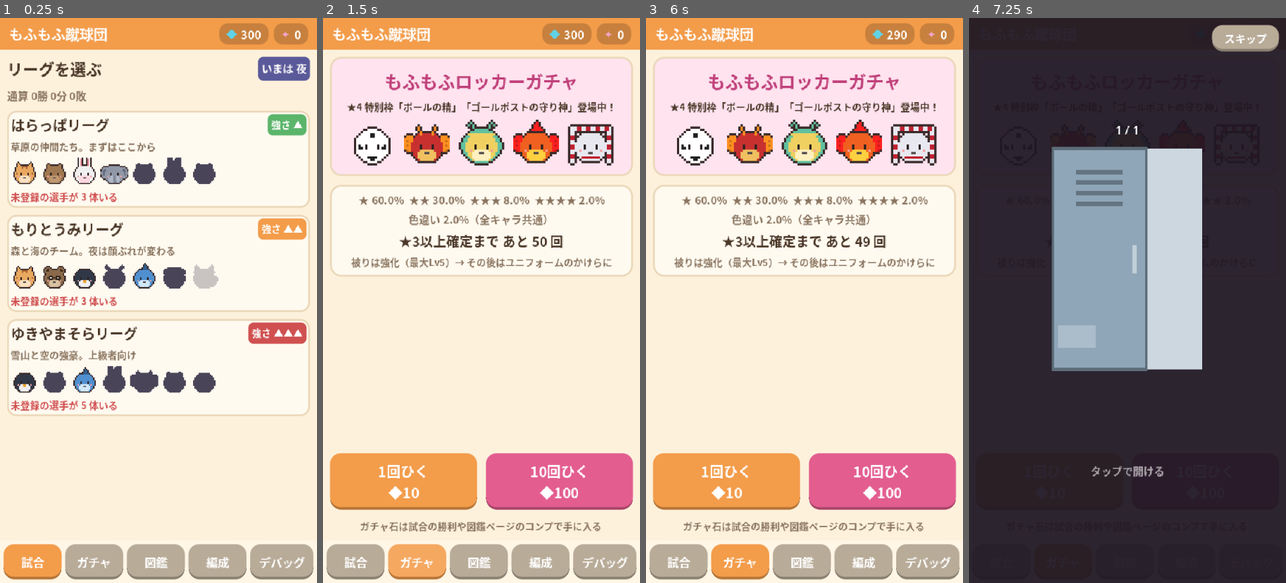
Above: before the commit, frames 1-4 (left to right).
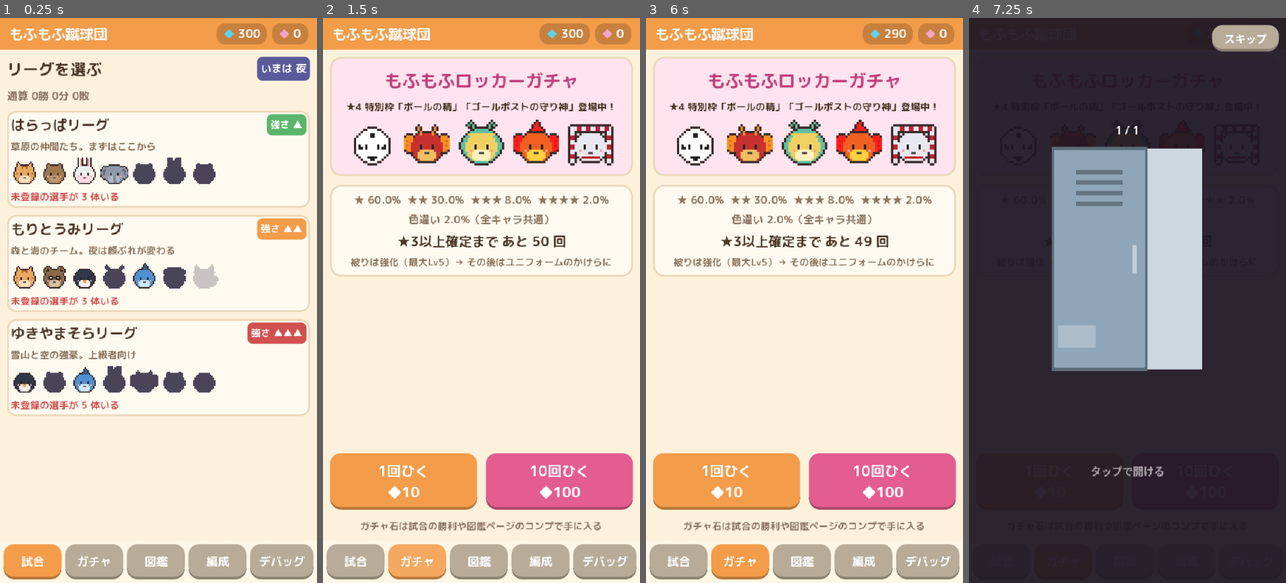
Above: after the commit, the same moments.

Repository: lockcole6/Mofumofu_Shukyudan
Game: Godot game, scene res://scenes/Main.tscn
Two runs of this game, one before a commit and one after it. Both use one fixed random seed, a clock stepped at 60 frames per second and the inputs below.
Inputs:
- Up to frame 1 (0.25 s): no input
- Up to frame 2 (1.5 s): click "試合" at 0.5 s; click "ガチャ" at 1.25 s
- Up to frame 3 (6 s): click "1回ひく ◆10" at 2 s; click "10回ひく ◆100" at 2.75 s; click "図鑑" at 3.5 s; click "編成" at 4.25 s; click "デバッグ" at 5 s; click "とじる" at 5.75 s
- Up to frame 4 (7.25 s): click "1回ひく ◆10" at 6.5 s

The runs differ from the first frame. In frame 1, 4.6% of the frame differs, in the area x 2-97%, y 1-98%; in frame 2, 5.4%, in the area x 3-97%, y 1-98%; in frame 3, 5.4%; in frame 4, less than 0.1%.

Commit message:
GitHub Pages で遊べるようにする
Web書き出し設定とデプロイスクリプトを追加。ブラウザにはOSの日本語フォントが
ないので、M PLUS Rounded 1c Bold（OFL）を同梱して使う。

Co-Authored-By: Claude Opus 5.5 <noreply@anthropic.com>

Diff:
--- a/scripts/ui/Main.gd
+++ b/scripts/ui/Main.gd
@@ -81,7 +81,7 @@
 	sb.content_margin_right = 8
 	p.add_theme_stylebox_override("panel", sb)
 	var h := UI.hbox(4)
-	h.add_child(UI.label("◆" if kind == "石" else "✦", 12, color))
+	h.add_child(UI.label("◆", 12, color))
 	var l := UI.label("0", 13, Color.WHITE)
 	h.add_child(l)
 	p.add_child(h)
@@ -123,10 +123,11 @@
 
 func _make_theme() -> Theme:
 	var t := Theme.new()
-	var f := SystemFont.new()
-	f.font_names = PackedStringArray(["Yu Gothic UI", "Meiryo UI", "Meiryo", "Hiragino Sans",
-		"Hiragino Kaku Gothic ProN", "Noto Sans CJK JP", "Noto Sans JP", "Droid Sans Japanese", "sans-serif"])
-	f.font_weight = 700
+	# Webでも日本語が出るようにフォントを同梱。足りない字はOSのフォントで補う
+	var f: FontFile = load("res://assets/fonts/MPLUSRounded1c-Bold.ttf")
+	var sys := SystemFont.new()
+	sys.font_names = PackedStringArray(["Yu Gothic UI", "Meiryo", "Hiragino Sans", "Noto Sans CJK JP", "sans-serif"])
+	f.fallbacks = [sys]
 	t.default_font = f
 	t.default_font_size = 14
 	t.set_color("font_color", "Label", UI.INK)
Binary file added: assets/fonts/MPLUSRounded1c-Bold.ttf
Not shown, added: assets/fonts/MPLUSRounded1c-Bold.ttf.import
Not shown, added: assets/fonts/OFL_MPLUSRounded1c.txt
Not shown, added: export_presets.cfg
Not shown, added: tools/Shots.gd.uid
Not shown, added: tools/deploy_web.sh
